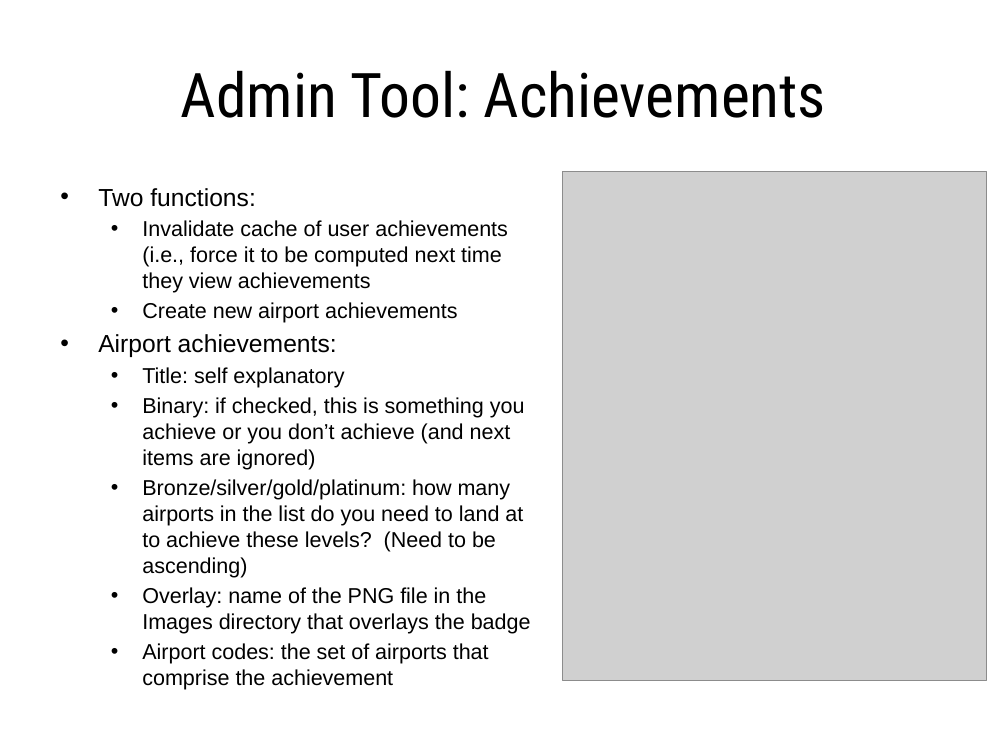
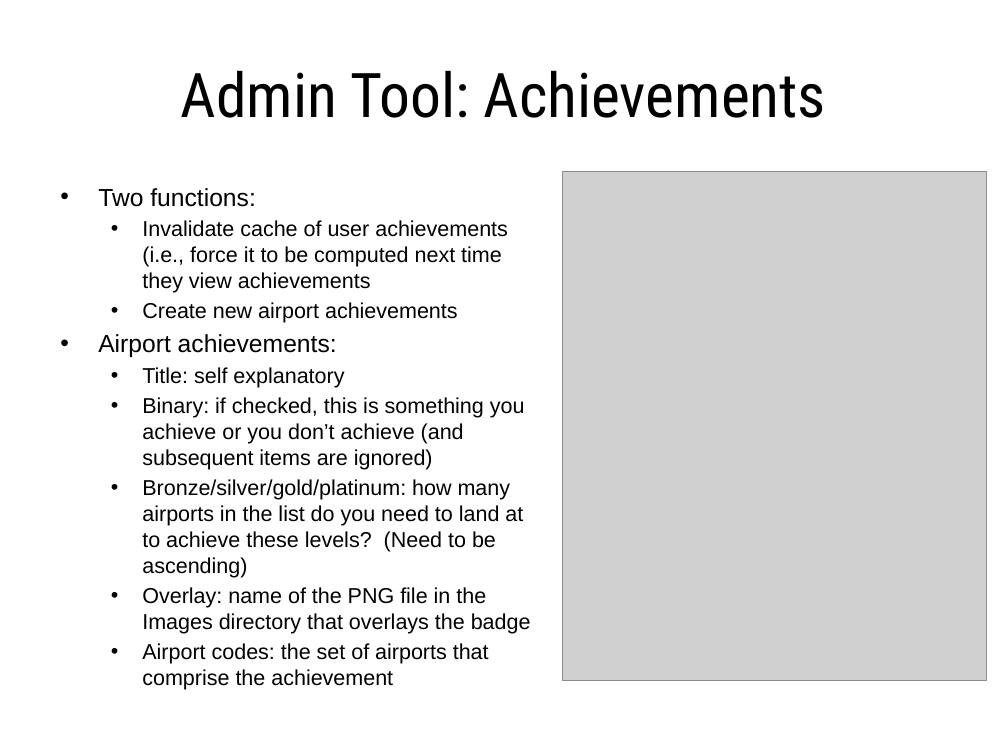
Before and after one commit to ericberman/MyFlightbookWeb, a slide deck: slide 31 of Private/MyFlightbook Admin Tools.pptx (slide 30 before the commit). Drawn at 1008x756 pixels with LibreOffice and Linux fonts; fonts in the diff are those of the drawing; grey boxes stand for pictures; background and template pictures are left out. Boxes give left, top, right and bottom in pixels: in the first picture for what was removed or moved away, otherwise in the second. Text is boxed around its words. In the diff, an @@ line names an element or a change of style, - is before the commit and + after.

Commit message:
SVN 6431: Update admin tools powerpoint, fix typo in admin page.

```diff
--- a/Private/MyFlightbook Admin Tools.pptx
+++ b/Private/MyFlightbook Admin Tools.pptx
@@ text at [142,397,525,470]: text changed @@
-  • Binary: if checked, this is something you achieve or you don’t achieve (and next items are ignored)
+  • Binary: if checked, this is something you achieve or you don’t achieve (and subsequent items are ignored)
```
Also in this commit, not shown: 8 other slides changed, 1 slide added, 1 slide removed, 1 other file.
